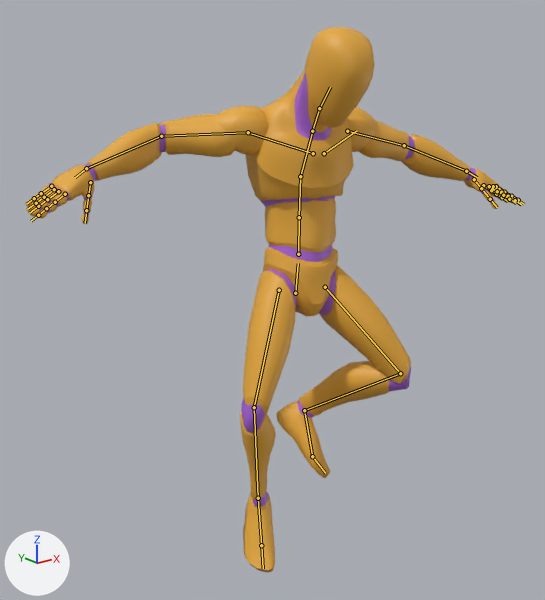
The glTF model apps/castle/public/tai-san/nguoi.glb: old version first, new version second.
One viewpoint serves both versions: a camera (50 mm lens) standing at (-1.662, -1.821, 1.628) and looking at (-0.097, 0.135, 0.846). The lights are fixed; the arrows at lower left show +X, +Y and +Z. The first picture is the older version. Both versions are drawn at frame 25 of the action 'tren'; the numbers are the values there. The bones that change, and the others that lie on the model, are drawn over the model as lines.

In view in the first picture: 'Mannequin'.
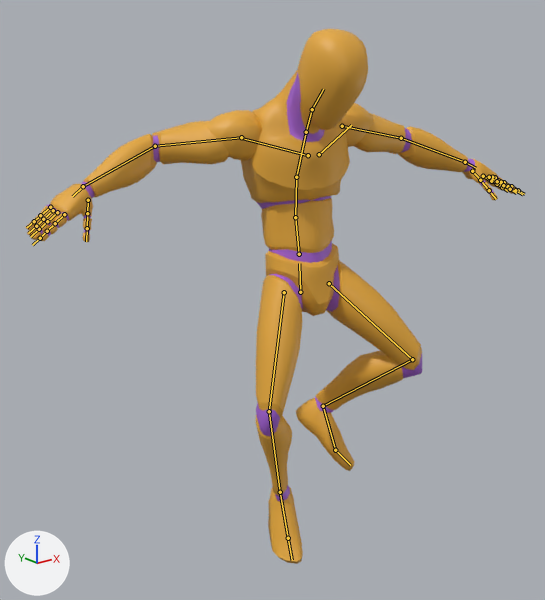
What differs and where, as boxes [x1, y1, x2, y2] in the pictures (545 x 600 px):
'Mannequin', posed
    before: [25, 27, 520, 573]
    after: [26, 29, 520, 564]
bone 'pelvis', root to tip
    before: (295, 293) to (298, 263)
    after: (300, 292) to (299, 263)
bone 'spine_02', root to tip
    before: (299, 217) to (300, 176)
    after: (295, 217) to (296, 177)
bone 'spine_03', root to tip
    before: (300, 176) to (312, 133)
    after: (296, 177) to (305, 134)
bone 'Head', root to tip
    before: (319, 108) to (330, 87)
    after: (312, 109) to (323, 89)
bone 'clavicle_l', root to tip
    before: (324, 153) to (357, 130)
    after: (319, 154) to (351, 125)
bone 'upperarm_l', root to tip
    before: (347, 131) to (404, 145)
    after: (342, 126) to (401, 138)
bone 'upperarm_r', root to tip
    before: (248, 132) to (161, 136)
    after: (241, 137) to (155, 146)
bone 'lowerarm_r', root to tip
    before: (161, 136) to (86, 168)
    after: (155, 146) to (83, 186)
bone 'calf_l', root to tip
    before: (400, 373) to (304, 410)
    after: (412, 359) to (323, 406)
bone 'foot_l', root to tip
    before: (304, 410) to (312, 456)
    after: (323, 406) to (335, 450)
bone 'thigh_r', root to tip
    before: (279, 290) to (254, 407)
    after: (284, 292) to (269, 411)
bone 'calf_r', root to tip
    before: (254, 407) to (258, 498)
    after: (269, 411) to (280, 492)
bone 'foot_r', root to tip
    before: (258, 498) to (261, 545)
    after: (280, 492) to (288, 538)

What the commit changed:
Bone 'pelvis' (bone_pelvis) moves from (-0.03, -0.057, -0.026) to (-0.01, -0.056, -0.023).
Bone 'pelvis' (bone_pelvis) turns from (-14, -13, -1) to (-15, -10, 5) degrees about its own x, y and z.
Bone 'spine_02' (bone_spine_02) turns from (22, -2, 5) to (22, -2, -1) degrees about its own x, y and z.
Bone 'spine_03' (bone_spine_03) turns from (22, -5, -4) to (22, -5, -1) degrees about its own x, y and z.
Bone 'Head' (bone_head) turns from (15, 11, -5) to (17, 10, -7) degrees about its own x, y and z.
Bone 'clavicle_l' (bone_clavicle_l) turns from (0, 0, 9) to (2, 0, 9) degrees about its own x, y and z.
Bone 'upperarm_l' (bone_upperarm_l) turns from (2, 0, -16) to (4, 1, -18) degrees about its own x, y and z.
Bone 'upperarm_r' (bone_upperarm_r) turns from (-12, 1, 12) to (-13, 2, 14) degrees about its own x, y and z.
Bone 'lowerarm_r' (bone_lowerarm_r) turns from (35, 1, 0) to (37, 2, 0) degrees about its own x, y and z.
Bone 'calf_l' (bone_calf_l) turns from (96, -32, 3) to (94, -33, 3) degrees about its own x, y and z.
Bone 'foot_l' (bone_foot_l) turns from (-15, -1, 29) to (-11, -1, 24) degrees about its own x, y and z.
Bone 'thigh_r' (bone_thigh_r) turns from (-3, 0, 18) to (-3, 1, 20) degrees about its own x, y and z.
Bone 'calf_r' (bone_calf_r) turns from (38, 41, -4) to (40, 41, -4) degrees about its own x, y and z.
Bone 'foot_r' (bone_foot_r) turns from (33, -7, -21) to (31, -9, -22) degrees about its own x, y and z.
